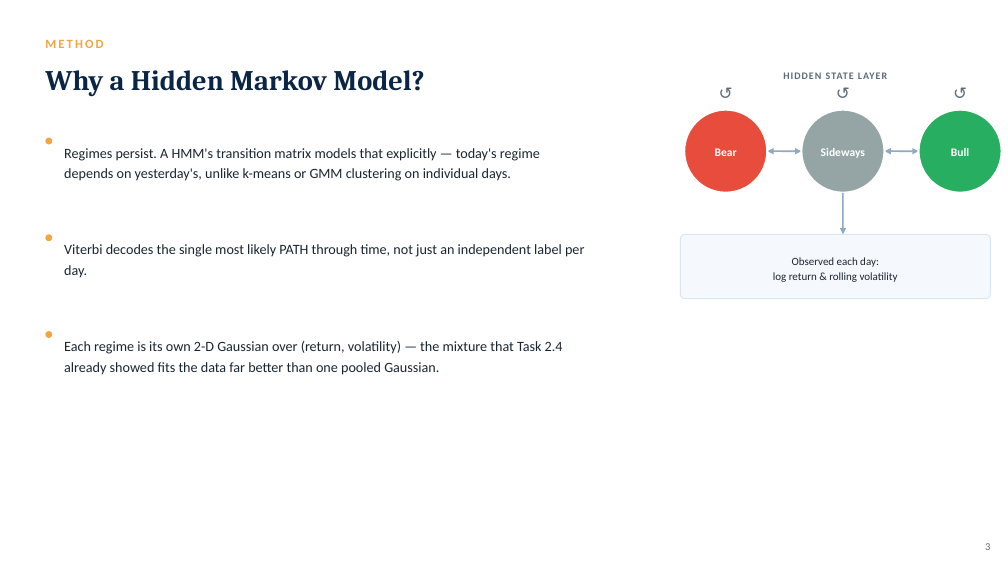
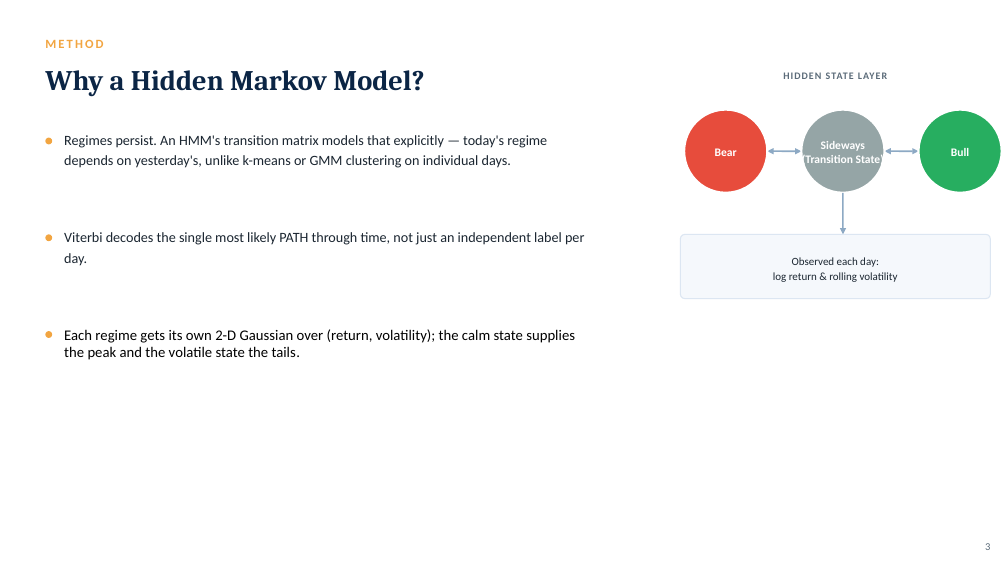
Before and after one commit to TheRealLionn/FINACIAL-DETECTION-WITH-HMM, a slide deck: slide 3 of slides/HMM_Regime_Detection.pptx. Drawn at 1008x567 pixels with LibreOffice and Linux fonts; fonts in the diff are those of the drawing. Boxes give left, top, right and bottom in pixels: in the first picture for what was removed or moved away, otherwise in the second. Text is boxed around its words. In the diff, an @@ line names an element or a change of style, - is before the commit and + after.

Commit message:
Updated presentation slides

```diff
--- a/slides/HMM_Regime_Detection.pptx
+++ b/slides/HMM_Regime_Detection.pptx
@@ text removed at bbox=[684, 78, 768, 108] @@
-↺
@@ text removed at bbox=[802, 78, 885, 108] @@
-↺
@@ text removed at bbox=[919, 78, 1002, 108] @@
-↺
@@ text at bbox=[64, 135, 547, 168]: text changed @@
-Regimes persist. A HMM's transition matrix models that explicitly — today's regime depends on yesterday's, unlike k-means or GMM clustering on individual days.
+Regimes persist. An HMM's transition matrix models that explicitly — today's regime depends on yesterday's, unlike k-means or GMM clustering on individual days.
@@ text at bbox=[802, 153, 884, 166]: paragraph added @@
+(Transition State)
@@ text "Viterbi decodes the single most ...": place and size @@
-text "Viterbi decodes the single most ..." at bbox=[64, 244, 584, 278]
+text "Viterbi decodes the single most ..." at bbox=[64, 232, 584, 266]
@@ text at bbox=[64, 329, 575, 360]: text changed; size 13.5 to 14 pt; text colour #1B2631 to #000000 @@
-Each regime is its own 2-D Gaussian over (return, volatility) — the mixture that Task 2.4 already showed fits the data far better than one pooled Gaussian.
+Each regime gets its own 2-D Gaussian over (return, volatility); the calm state supplies the peak and the volatile state the tails.
```
Also in this commit, not shown: 12 other slides changed, 1 slide added, 1 slide removed.
